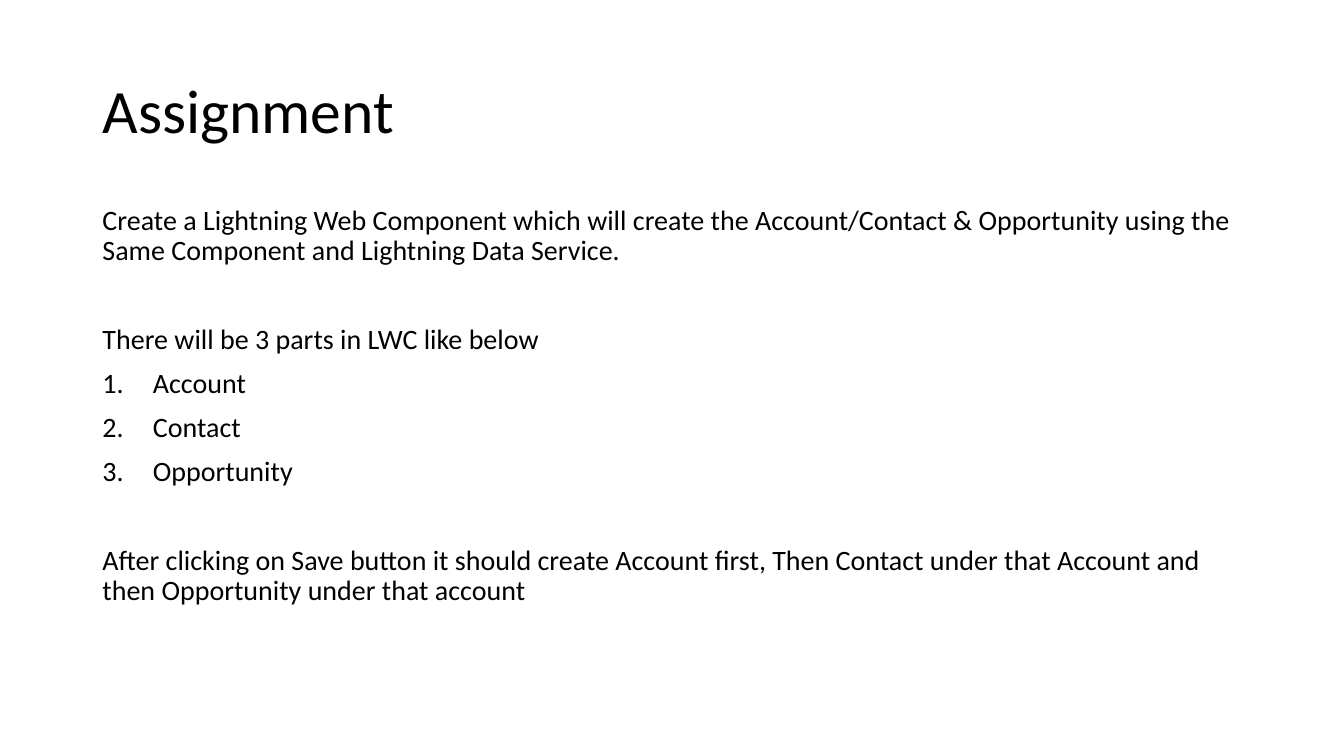
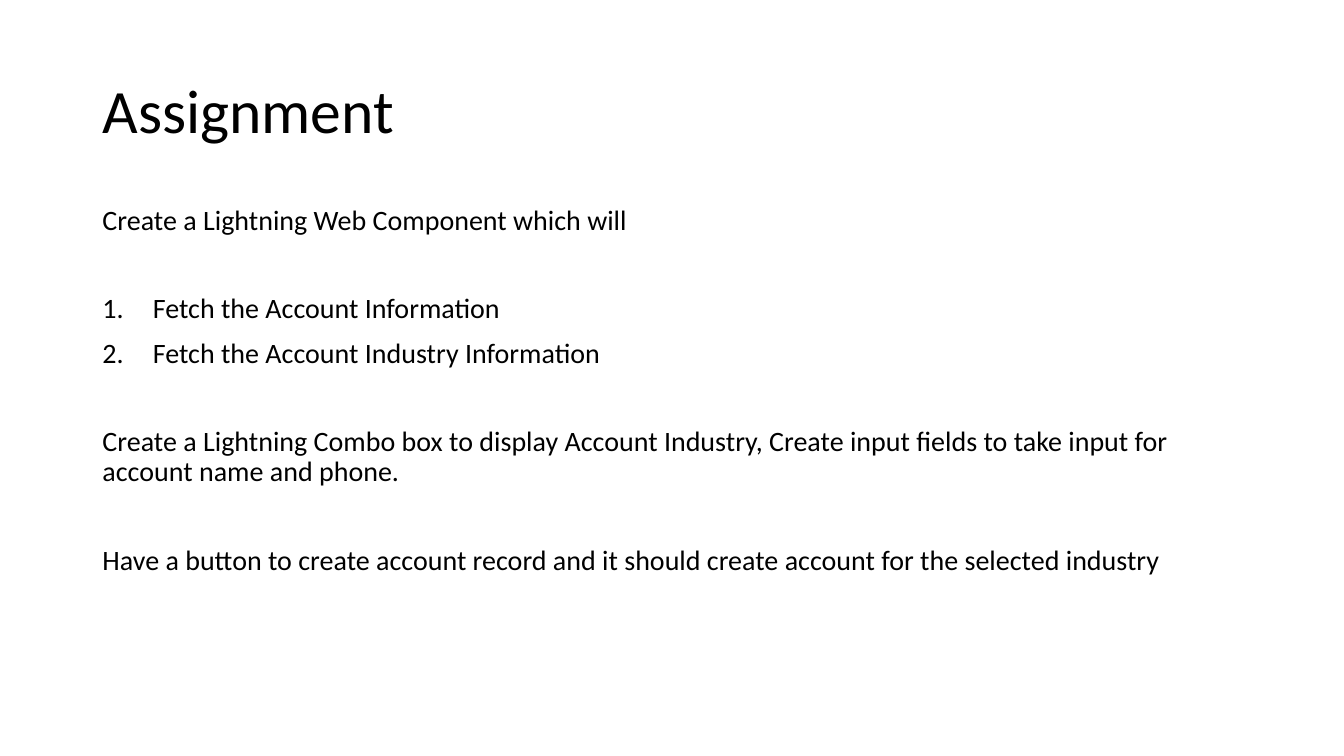
Before and after one commit to amitastreait/lwc-learning, a slide deck: slide 68 of docs/PPT/Lightning Web component.pptx (slide 50 before the commit). Drawn at 1344x756 pixels with LibreOffice and Linux fonts; fonts in the diff are those of the drawing. Boxes give left, top, right and bottom in pixels: in the first picture for what was removed or moved away, otherwise in the second. Text is boxed around its words. In the diff, an @@ line names an element or a change of style, - is before the commit and + after.

```diff
--- a/docs/PPT/Lightning Web component.pptx
+++ b/docs/PPT/Lightning Web component.pptx
@@ text at (102,210,1168,575): text changed @@
-Create a Lightning Web Component which will create the Account/Contact & Opportunity using the Same Component and Lightning Data Service.
-There will be 3 parts in LWC like below
-1. Account
-2. Contact
-3. Opportunity
-After clicking on Save button it should create Account first, Then Contact under that Account and then Opportunity under that account
+Create a Lightning Web Component which will
+1. Fetch the Account Information
+2. Fetch the Account Industry Information
+Create a Lightning Combo box to display Account Industry, Create input fields to take input for account name and phone.
+Have a button to create account record and it should create account for the selected industry
```
Also in this commit, not shown: 17 other slides changed, 47 slides added, 15 other files.
